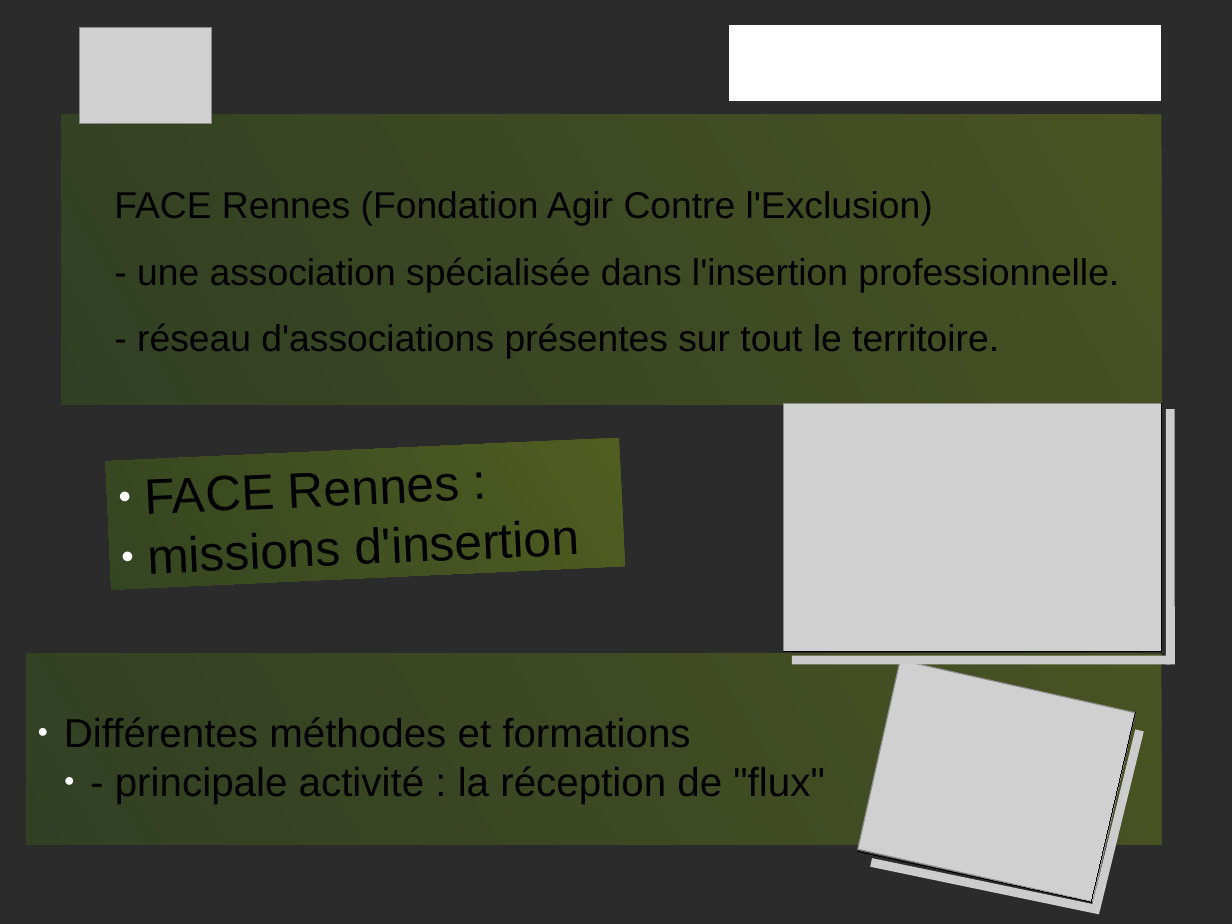
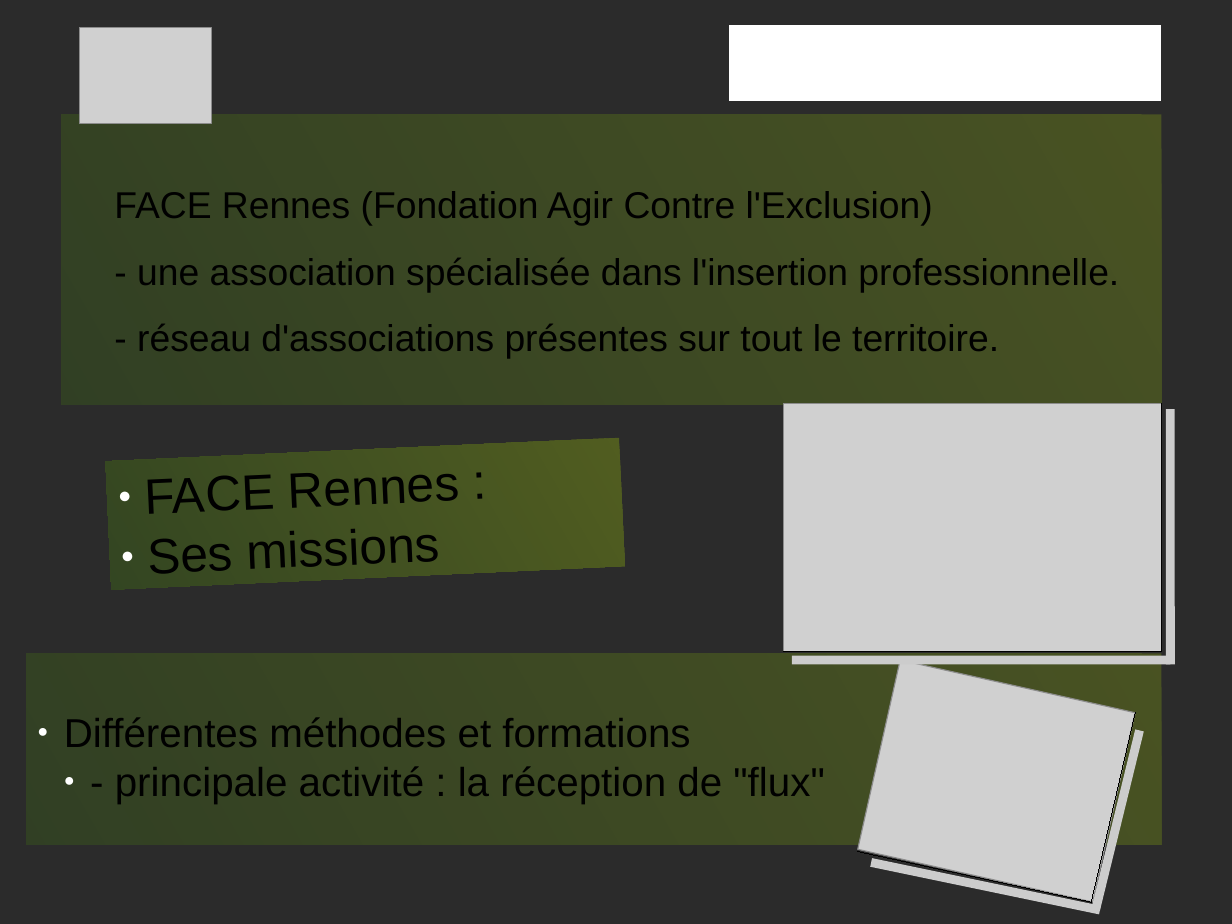
Before and after one commit to PatdeMessac/projets_certif, a slide deck: slide 2 of FACE/Presentation_projet.odp. Drawn at 1232x924 pixels with LibreOffice and Linux fonts; fonts in the diff are those of the drawing; grey boxes stand for pictures; background and template pictures are left out; a plain dark background stands for a picture behind light text. Boxes give left, top, right and bottom in pixels: in the first picture for what was removed or moved away, otherwise in the second. Text is boxed around its words. In the diff, an @@ line names an element or a change of style, - is before the commit and + after.

```diff
--- a/FACE/Presentation_projet.odp
+++ b/FACE/Presentation_projet.odp
@@ text in rectangle at (x1=148, y1=529, x2=441, y2=574): text changed @@
-● missions d'insertion
+● Ses missions
```
Also in this commit, not shown: 2 other slides changed, 2 other files.
